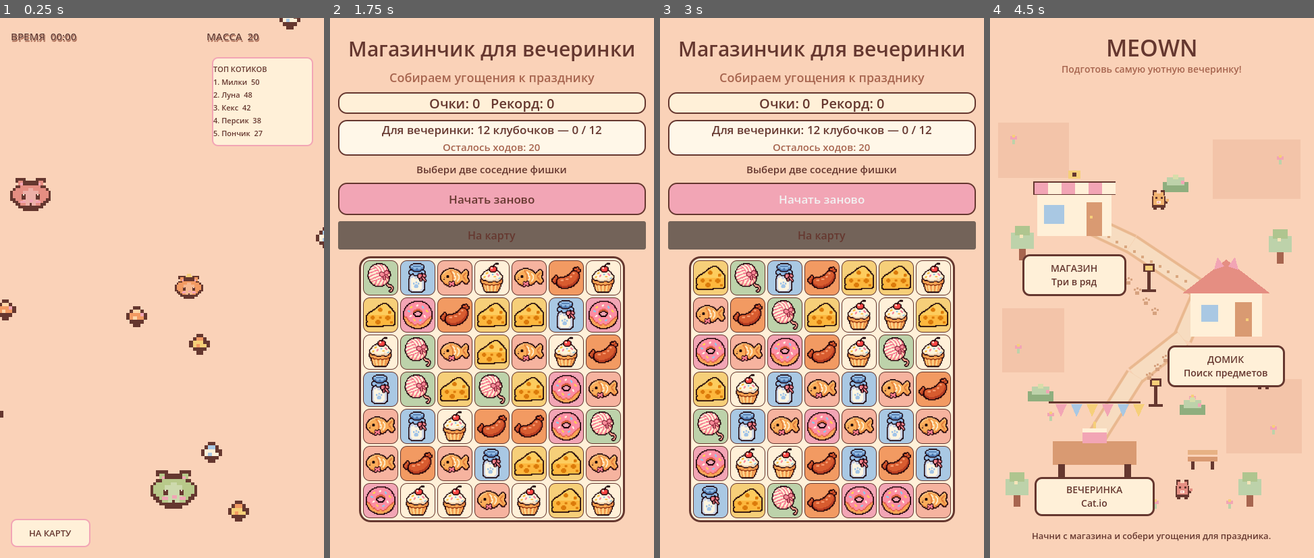
Above: before the commit, frames 1-4 (left to right).
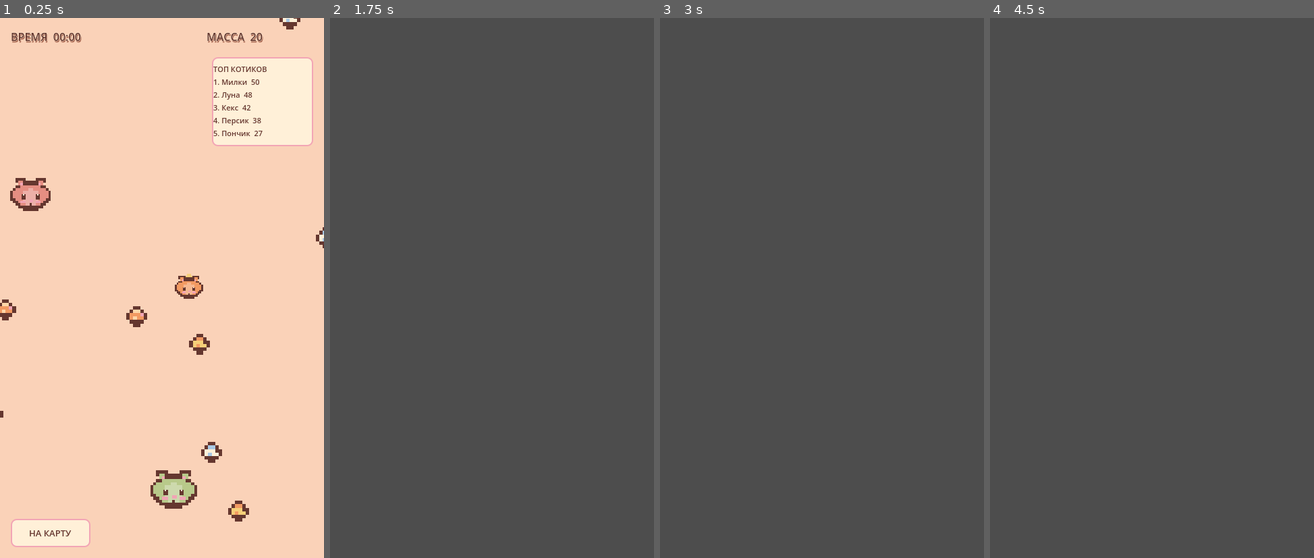
Above: after the commit, the same moments.

Repository: ArinaPig/Meown
Game: Godot game, scene res://scenes/minigames/catio/CatIO.tscn
Same seed, same stepped clock (60 frames per second), same inputs: the game is played once before the commit and once after it. This scene is started directly instead of the project's main scene.
Inputs (mouse positions are in pixels of both pictures, inside the frame that each line leads up to):
- Up to frame 1 (0.25 s): no input
- Up to frame 2 (1.75 s): click "НА КАРТУ" at 0.5 s; click (414, 277) at 1.25 s, where only the run before the commit has a clickable "МАГАЗИН Три в ряд"
- Up to frame 3 (3 s): click (822, 201) at 2 s, where only the run before the commit has a clickable "Начать заново"; click (822, 201) at 2.75 s, where only the run before the commit has a clickable "Начать заново"
- Up to frame 4 (4.5 s): click (1152, 201) at 3.5 s, where only the run before the commit has a clickable "Начать заново"; click (1152, 234) at 4.25 s, where only the run before the commit has a clickable "На карту"

The runs differ from the first frame. In frame 1, 0.5% of the frame differs, in the area x 3-82%, y 2-5%; in frame 2, 100%; in frame 3, 100%; in frame 4, 100%, in the area x 0-100%, y 0-100%.
Error after the commit: Parse Error: Identifier "DESIGN_SIZE" not declared in the current scope. (res://scenes/map/WorldMap.gd:52)

Commit message:
feat: improve responsive layouts across game screens

Diff:
--- a/scenes/map/WorldMap.gd
+++ b/scenes/map/WorldMap.gd
@@ -22,7 +22,10 @@
 var _animation_time: float = 0.0
 var _map_scale: float = 1.0
 var _map_origin: Vector2 = Vector2.ZERO
-const DESIGN_SIZE := Vector2(480.0, 800.0)
+const PORTRAIT_DESIGN_SIZE := Vector2(480.0, 800.0)
+const LANDSCAPE_DESIGN_SIZE := Vector2(1280.0, 800.0)
+var _map_landscape := false
+var _map_design_size := PORTRAIT_DESIGN_SIZE
 
 func _process(delta: float) -> void:
 	_animation_time += delta
@@ -51,6 +54,9 @@
 	# Keep the pixel-art map in its 480x800 design space. The complete
 	# composition is uniformly scaled and centered on every aspect ratio.
 	draw_set_transform(_map_origin, 0.0, Vector2.ONE * _map_scale)
+	if _map_landscape:
+		_draw_landscape_map()
+		return
 
 	# Soft grass patches and tiny pixel flowers.
 	for patch in [Rect2(12, 155, 105, 82), Rect2(330, 180, 130, 88), Rect2(18, 430, 92, 95), Rect2(350, 535, 112, 110)]:
@@ -90,6 +96,31 @@
 	_draw_pawprints(Vector2(205, 390), 4, Vector2(13, 15))
 	_draw_pawprints(Vector2(260, 505), 3, Vector2(-12, 13))
 
+func _draw_landscape_map() -> void:
+	# Wide-tablet composition: all three destinations form a clear horizontal route.
+	for patch in [Rect2(75, 190, 250, 130), Rect2(510, 175, 250, 145), Rect2(950, 195, 250, 130)]:
+		draw_rect(patch, Color("#F3C4A9"))
+	for point in [Vector2(115, 225), Vector2(385, 250), Vector2(560, 215), Vector2(850, 250), Vector2(1110, 220), Vector2(1200, 590), Vector2(80, 610)]:
+		_draw_flower(point)
+	draw_line(Vector2(300, 390), Vector2(640, 390), Color("#E9B88F"), 34.0, true)
+	draw_line(Vector2(640, 390), Vector2(980, 390), Color("#E9B88F"), 34.0, true)
+	draw_line(Vector2(300, 390), Vector2(640, 390), Color("#F7DCC0"), 25.0, true)
+	draw_line(Vector2(640, 390), Vector2(980, 390), Color("#F7DCC0"), 25.0, true)
+	_draw_shop(Vector2(300, 355))
+	_draw_house(Vector2(640, 355))
+	_draw_party(Vector2(980, 355))
+	_draw_tree(Vector2(105, 420))
+	_draw_tree(Vector2(1175, 420))
+	_draw_tree(Vector2(470, 540))
+	_draw_tree(Vector2(810, 540))
+	_draw_bush(Vector2(430, 315))
+	_draw_bush(Vector2(850, 315))
+	_draw_lamp(Vector2(470, 390))
+	_draw_lamp(Vector2(810, 390))
+	_draw_resident_cat(Vector2(300, 270), Color("#F2B36F"), Color("#FFF0D8"), 0.0)
+	_draw_resident_cat(Vector2(640, 270), Color("#A9C8E3"), Color("#FFF0D8"), 1.3)
+	_draw_resident_cat(Vector2(980, 270), Color("#E58E82"), Color("#FFF0D8"), 2.6)
+
 func _draw_shop(center: Vector2) -> void:
 	# Awning, shop body, door and display window.
 	draw_rect(Rect2(center + Vector2(-55, -34), Vector2(110, 72)), Color("#FFF0D8"))
@@ -265,37 +296,56 @@
 	if viewport_size.x <= 0.0 or viewport_size.y <= 0.0:
 		return
 
-	# Uniform scaling preserves pixel-art proportions and prevents the map
-	# from being stretched or cropped on tablets and unusual screen ratios.
-	_map_scale = minf(viewport_size.x / DESIGN_SIZE.x, viewport_size.y / DESIGN_SIZE.y)
+	_map_landscape = viewport_size.x > viewport_size.y and viewport_size.x >= 700.0
+	_map_design_size = LANDSCAPE_DESIGN_SIZE if _map_landscape else PORTRAIT_DESIGN_SIZE
+	_map_scale = minf(viewport_size.x / _map_design_size.x, viewport_size.y / _map_design_size.y)
 	_map_scale = maxf(_map_scale, 0.1)
-	_map_origin = (viewport_size - DESIGN_SIZE * _map_scale) * 0.5
+	_map_origin = (viewport_size - _map_design_size * _map_scale) * 0.5
 
 	if is_instance_valid(map_asset_layer):
 		map_asset_layer.set_anchors_preset(Control.PRESET_TOP_LEFT)
 		map_asset_layer.position = _map_origin
-		map_asset_layer.size = DESIGN_SIZE
+		map_asset_layer.size = _map_design_size
 		map_asset_layer.scale = Vector2.ONE * _map_scale
 
 	var title := get_node_or_null("MapTitle") as Label
 	if title != null:
-		_layout_map_control(title, Rect2(0, 20, 480, 48))
+		_layout_map_control(title, Rect2(0, 18, _map_design_size.x, 54 if _map_landscape else 48))
+		title.add_theme_font_size_override("font_size", 42 if _map_landscape else 34)
 
 	var subtitle := get_node_or_null("MapSubtitle") as Label
 	if subtitle != null:
-		_layout_map_control(subtitle, Rect2(20, 66, 440, 28))
-
-	if is_instance_valid(shop_button):
-		_layout_map_control(shop_button, Rect2(48, 350, 154, 62))
-	if is_instance_valid(home_button):
-		_layout_map_control(home_button, Rect2(263, 485, 174, 62))
-	if is_instance_valid(party_button):
-		_layout_map_control(party_button, Rect2(66, 680, 178, 58))
+		_layout_map_control(subtitle, Rect2(24, 70, _map_design_size.x - 48, 32))
+		subtitle.add_theme_font_size_override("font_size", 20 if _map_landscape else 17)
+
+	if _map_landscape:
+		if is_instance_valid(shop_button):
+			_layout_map_control(shop_button, Rect2(170, 510, 260, 76))
+		if is_instance_valid(home_button):
+			_layout_map_control(home_button, Rect2(510, 510, 260, 76))
+		if is_instance_valid(party_button):
+			_layout_map_control(party_button, Rect2(850, 510, 260, 76))
+		if is_instance_valid(status_label):
+			_layout_map_control(status_label, Rect2(30, 730, 1220, 42))
+	else:
+		if is_instance_valid(shop_button):
+			_layout_map_control(shop_button, Rect2(48, 350, 154, 62))
+		if is_instance_valid(home_button):
+			_layout_map_control(home_button, Rect2(263, 485, 174, 62))
+		if is_instance_valid(party_button):
+			_layout_map_control(party_button, Rect2(66, 680, 178, 58))
+		if is_instance_valid(status_label):
+			_layout_map_control(status_label, Rect2(20, 750, 440, 34))
+
+	for button in [shop_button, home_button, party_button]:
+		if is_instance_valid(button):
+			button.add_theme_font_size_override("font_size", 22 if _map_landscape else 18)
 	if is_instance_valid(status_label):
-		_layout_map_control(status_label, Rect2(20, 750, 440, 34))
+		status_label.add_theme_font_size_override("font_size", 18 if _map_landscape else 15)
 
 	if is_instance_valid(transition_overlay):
 		transition_overlay.set_anchors_and_offsets_preset(Control.PRESET_FULL_RECT)
+	queue_redraw()
 
 func _layout_map_control(control: Control, design_rect: Rect2) -> void:
 	control.position = _map_origin + design_rect.position * _map_scale
--- a/scenes/minigames/catio/CatIO.gd
+++ b/scenes/minigames/catio/CatIO.gd
@@ -154,40 +154,45 @@
 	if viewport_size.x <= 0.0 or viewport_size.y <= 0.0:
 		return
 
-	# HUD controls stay attached to viewport edges instead of using fixed
-	# portrait-only Y coordinates. The playfield and camera remain world-space.
+	var compact_hud := viewport_size.x < 420.0
+	var tablet_hud := viewport_size.x >= 700.0 or viewport_size.y >= 1000.0
+	var hud_font := 13 if compact_hud else (20 if tablet_hud else 16)
+	var hud_width := minf(240.0 if tablet_hud else 174.0, viewport_size.x * 0.44)
+	for label in [time_label, mass_label]:
+		label.add_theme_font_size_override("font_size", hud_font)
+
 	time_label.set_anchors_preset(Control.PRESET_TOP_LEFT)
-	var compact_hud := viewport_size.x < 420.0
-	var hud_width := minf(174.0, viewport_size.x * 0.48)
-	for label in [time_label, mass_label]:
-		label.add_theme_font_size_override("font_size", 13 if compact_hud else 15)
-
-	time_label.set_anchors_preset(Control.PRESET_TOP_LEFT)
-	time_label.offset_left = 16
-	time_label.offset_top = 16
-	time_label.offset_right = 16.0 + hud_width
-	time_label.offset_bottom = 48
+	time_label.offset_left = 20 if tablet_hud else 16
+	time_label.offset_top = 18 if tablet_hud else 16
+	time_label.offset_right = time_label.offset_left + hud_width
+	time_label.offset_bottom = 58 if tablet_hud else 48
 
 	mass_label.set_anchors_preset(Control.PRESET_TOP_RIGHT)
 	mass_label.offset_left = -hud_width
-	mass_label.offset_top = 16
-	mass_label.offset_right = -16
-	mass_label.offset_bottom = 48
-
-	var leaderboard := $UI/UIRoot.get_node_or_null("Leaderboard") as Control
+	mass_label.offset_top = 18 if tablet_hud else 16
+	mass_label.offset_right = -20 if tablet_hud else -16
+	mass_label.offset_bottom = 58 if tablet_hud else 48
+
+	var leaderboard := $UI/UIRoot.get_node_or_null("Leaderboard") as PanelContainer
 	if leaderboard != null:
+		var panel_width := 210.0 if tablet_hud else 150.0
+		var panel_height := 160.0 if tablet_hud else 132.0
 		leaderboard.set_anchors_preset(Control.PRESET_TOP_RIGHT)
-		leaderboard.offset_left = -166
-		leaderboard.offset_top = 58
-		leaderboard.offset_right = -16
-		leaderboard.offset_bottom = 190
+		leaderboard.offset_left = -panel_width - (20.0 if tablet_hud else 16.0)
+		leaderboard.offset_top = 72 if tablet_hud else 58
+		leaderboard.offset_right = -20 if tablet_hud else -16
+		leaderboard.offset_bottom = leaderboard.offset_top + panel_height
+		leaderboard.custom_minimum_size = Vector2(panel_width, 0)
+		if is_instance_valid(leaderboard_label):
+			leaderboard_label.add_theme_font_size_override("font_size", 15 if tablet_hud else 11)
 
 	if is_instance_valid(map_button):
 		map_button.set_anchors_preset(Control.PRESET_BOTTOM_LEFT)
-		map_button.offset_left = 16
-		map_button.offset_top = -58
-		map_button.offset_right = 134
-		map_button.offset_bottom = -16
+		map_button.offset_left = 20 if tablet_hud else 16
+		map_button.offset_top = -70 if tablet_hud else -58
+		map_button.offset_right = 170 if tablet_hud else 134
+		map_button.offset_bottom = -18 if tablet_hud else -16
+		map_button.add_theme_font_size_override("font_size", 17 if tablet_hud else 13)
 
 func _minimum_arena_zoom() -> float:
 	var viewport_size := get_viewport_rect().size
@@ -218,7 +223,9 @@
 	overlay.add_child(center)
 
 	game_over_panel = PanelContainer.new()
-	game_over_panel.custom_minimum_size = Vector2(minf(372.0, get_viewport_rect().size.x - 32.0), 250.0)
+	var viewport_size := get_viewport_rect().size
+	var tablet_ui := viewport_size.x >= 700.0 or viewport_size.y >= 1000.0
+	game_over_panel.custom_minimum_size = Vector2(minf(520.0 if tablet_ui else 420.0, viewport_size.x - 40.0), 300.0 if tablet_ui else 260.0)
 	game_over_panel.size_flags_horizontal = Control.SIZE_SHRINK_CENTER
 	center.add_child(game_over_panel)
 	var panel_style := StyleBoxFlat.new()
@@ -236,29 +243,29 @@
 	var title := Label.new()
 	title.text = "Ой! Тебя съели..."
 	title.horizontal_alignment = HORIZONTAL_ALIGNMENT_CENTER
-	title.add_theme_font_size_override("font_size", 24)
+	title.add_theme_font_size_override("font_size", 32 if tablet_ui else 26)
 	title.add_theme_color_override("font_color", CAFE_BROWN)
 	content.add_child(title)
 
 	var result := Label.new()
 	result.text = "Твоя масса: %d\nРекорд: %d" % [final_mass, int(GameState.high_scores.get("catio", 0))]
 	result.horizontal_alignment = HORIZONTAL_ALIGNMENT_CENTER
-	result.add_theme_font_size_override("font_size", 17)
+	result.add_theme_font_size_override("font_size", 23 if tablet_ui else 18)
 	result.add_theme_color_override("font_color", CAFE_MUTED)
 	content.add_child(result)
 
 	var retry := Button.new()
 	retry.text = "ИГРАТЬ ЕЩЁ"
-	retry.custom_minimum_size = Vector2(0, 46)
-	retry.add_theme_font_size_override("font_size", 16)
+	retry.custom_minimum_size = Vector2(0, 58 if tablet_ui else 48)
+	retry.add_theme_font_size_override("font_size", 20 if tablet_ui else 16)
 	retry.add_theme_color_override("font_color", CAFE_BROWN)
 	retry.pressed.connect(func() -> void: get_tree().reload_current_scene())
 	content.add_child(retry)
 
 	var map := Button.new()
 	map.text = "НА КАРТУ"
-	map.custom_minimum_size = Vector2(0, 42)
-	map.add_theme_font_size_override("font_size", 15)
+	map.custom_minimum_size = Vector2(0, 54 if tablet_ui else 44)
+	map.add_theme_font_size_override("font_size", 19 if tablet_ui else 15)
 	map.add_theme_color_override("font_color", CAFE_BROWN)
 	map.pressed.connect(_return_to_map)
 	content.add_child(map)
--- a/scenes/minigames/match3/Match3.gd
+++ b/scenes/minigames/match3/Match3.gd
@@ -217,42 +217,57 @@
 	if viewport_size.x <= 0.0 or viewport_size.y <= 0.0:
 		return
 
-	# Телефоны остаются в вертикальной компоновке. На широком экране
-	# планшета информационная колонка располагается рядом с игровым полем.
 	var landscape_tablet := viewport_size.x > viewport_size.y and viewport_size.x >= 700.0
+	var large_portrait_tablet := viewport_size.y >= 1000.0 and viewport_size.x >= 650.0
 	ui_grid.columns = 2 if landscape_tablet else 1
-	ui_grid.add_theme_constant_override("h_separation", 20 if landscape_tablet else 10)
-	ui_grid.add_theme_constant_override("v_separation", 10)
-
+	ui_grid.add_theme_constant_override("h_separation", 28 if landscape_tablet else 10)
+	ui_grid.add_theme_constant_override("v_separation", 14 if large_portrait_tablet else 10)
+	ui_grid.size_flags_vertical = Control.SIZE_SHRINK_CENTER
+	ui_grid.size_flags_horizontal = Control.SIZE_EXPAND_FILL
+
+	var info_width := 350.0 if landscape_tablet else 0.0
+	info_column.custom_minimum_size = Vector2(info_width, 0.0)
+	info_column.add_theme_constant_override("separation", 14 if viewport_size.x >= 650.0 else 9)
+	board_panel.size_flags_horizontal = Control.SIZE_SHRINK_CENTER
+	board_panel.size_flags_vertical = Control.SIZE_SHRINK_CENTER
+
+	var scale_factor := clampf(minf(viewport_size.x / 480.0, viewport_size.y / 800.0), 0.78, 1.35)
+	var title_size := 30.0 * scale_factor
+	var subtitle_size := 18.0 * scale_factor
+	var score_size := 20.0 * scale_factor
+	var task_size := 17.0 * scale_factor
+	var small_size := 15.0 * scale_factor
 	if landscape_tablet:
-		info_column.custom_minimum_size = Vector2(250.0, 0.0)
-		board_panel.size_flags_horizontal = Control.SIZE_SHRINK_CENTER
-		board_panel.size_flags_vertical = Control.SIZE_SHRINK_CENTER
-		title_label.add_theme_font_size_override("font_size", 24)
-		subtitle_label.add_theme_font_size_override("font_size", 15)
-		score_label.add_theme_font_size_override("font_size", 17)
-		task_label.add_theme_font_size_override("font_size", 15)
-		moves_label.add_theme_font_size_override("font_size", 14)
-		hint_label.add_theme_font_size_override("font_size", 14)
-	else:
-		info_column.custom_minimum_size = Vector2.ZERO
-		board_panel.size_flags_horizontal = Control.SIZE_SHRINK_CENTER
-		board_panel.size_flags_vertical = Control.SIZE_SHRINK_CENTER
-		title_label.add_theme_font_size_override("font_size", 30)
-		subtitle_label.add_theme_font_size_override("font_size", 18)
-		score_label.add_theme_font_size_override("font_size", 20)
-		task_label.add_theme_font_size_override("font_size", 17)
-		moves_label.add_theme_font_size_override("font_size", 15)
-		hint_label.add_theme_font_size_override("font_size", 15)
+		title_size = 34.0
+		subtitle_size = 21.0
+		score_size = 23.0
+		task_size = 20.0
+		small_size = 18.0
+	elif large_portrait_tablet:
+		title_size = 38.0
+		subtitle_size = 23.0
+		score_size = 25.0
+		task_size = 21.0
+		small_size = 19.0
+
+	title_label.add_theme_font_size_override("font_size", roundi(title_size))
+	subtitle_label.add_theme_font_size_override("font_size", roundi(subtitle_size))
+	score_label.add_theme_font_size_override("font_size", roundi(score_size))
+	task_label.add_theme_font_size_override("font_size", roundi(task_size))
+	moves_label.add_theme_font_size_override("font_size", roundi(small_size - 1.0))
+	hint_label.add_theme_font_size_override("font_size", roundi(small_size))
+	for child in info_column.get_children():
+		if child is Button:
+			(child as Button).add_theme_font_size_override("font_size", roundi(small_size + 1.0))
 
 	var available_board_size: float
 	if landscape_tablet:
-		available_board_size = minf(viewport_size.y - 36.0, viewport_size.x - 320.0)
+		available_board_size = minf(viewport_size.y - 56.0, viewport_size.x - info_width - 100.0)
 	else:
-		# Оставляем место для заголовка, задания и кнопок под игровым полем.
-		available_board_size = minf(viewport_size.x - 36.0, viewport_size.y - 390.0)
-
-	var tile_size := clampf(floorf((available_board_size - 24.0 - (BOARD_SIZE - 1) * 3.0) / BOARD_SIZE), 30.0, 76.0)
+		var reserved_vertical := 390.0 if viewport_size.y < 1000.0 else 500.0
+		available_board_size = minf(viewport_size.x - 36.0, viewport_size.y - reserved_vertical)
+
+	var tile_size := clampf(floorf((available_board_size - 24.0 - (BOARD_SIZE - 1) * 3.0) / BOARD_SIZE), 30.0, 96.0)
 	for row in tile_buttons:
 		for tile in row:
 			tile.custom_minimum_size = Vector2.ONE * tile_size
